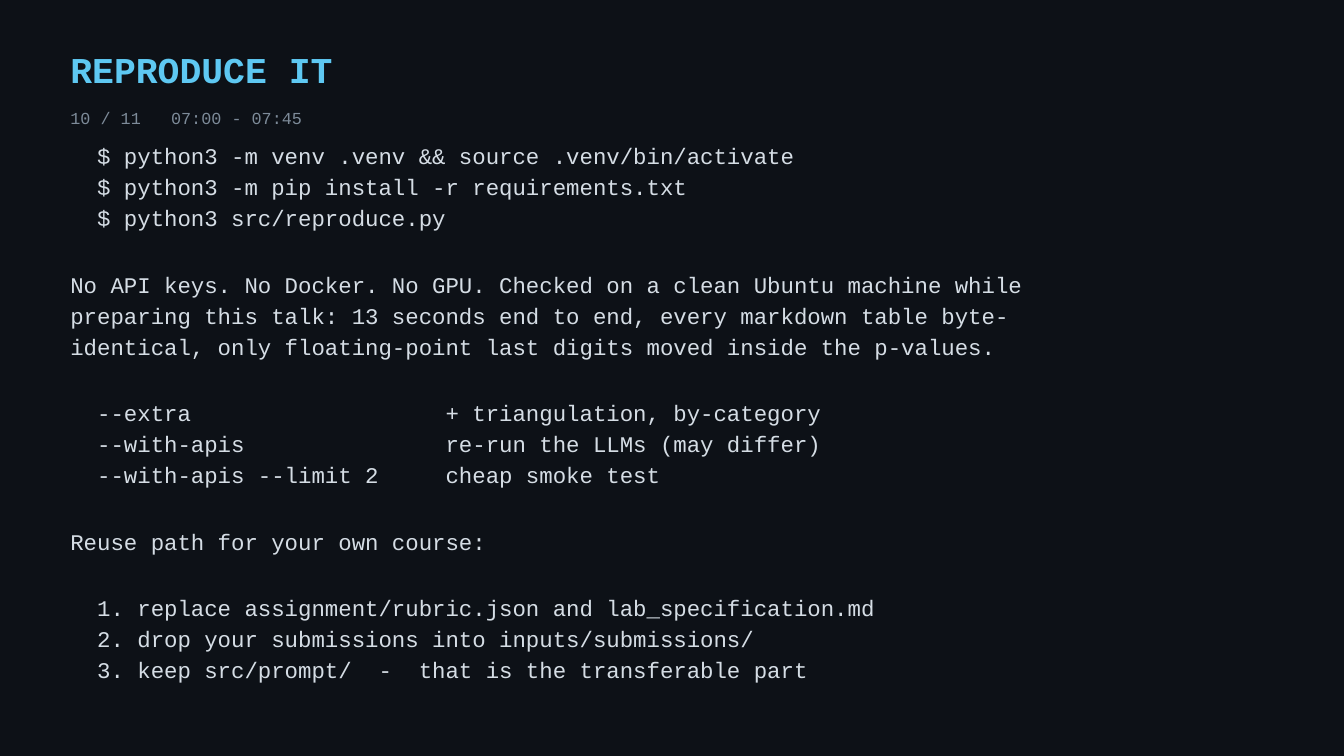
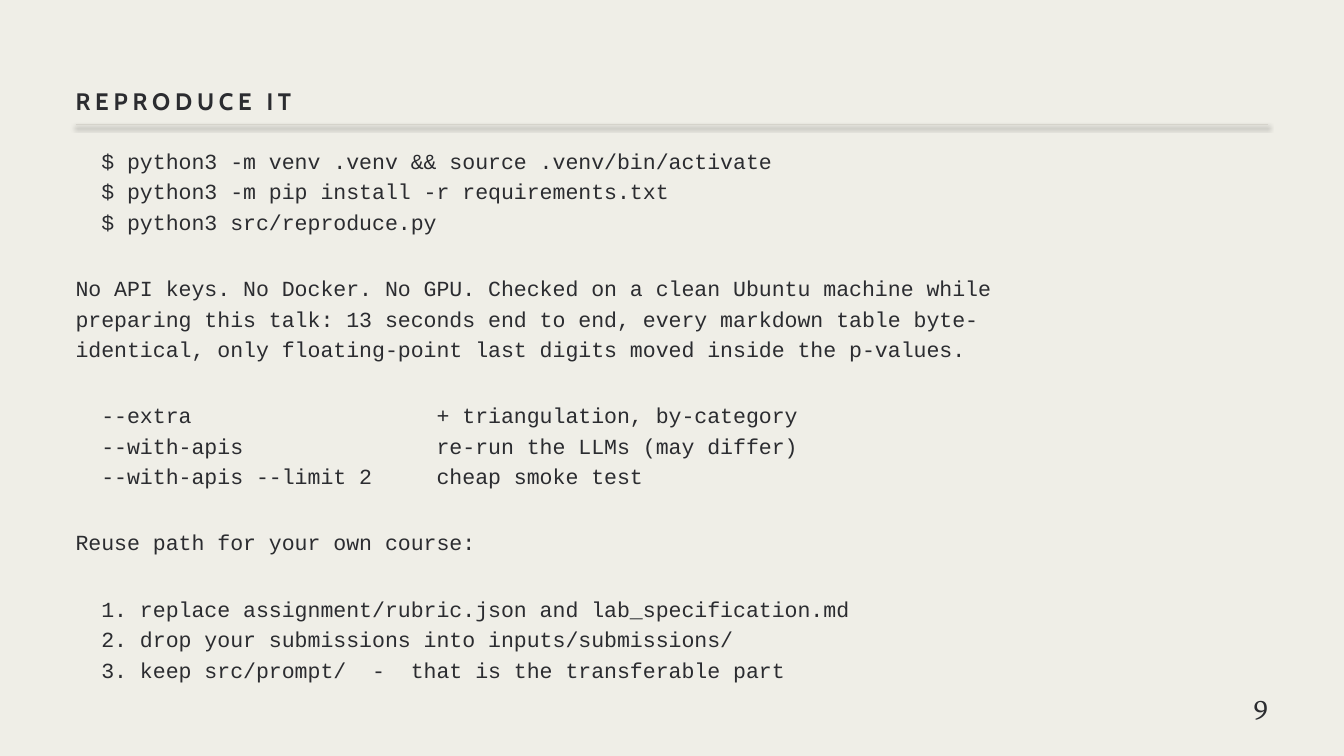
Before and after one commit to elipcs/grading-is-easy-feedback-is-hard, a slide deck: slide 10 of docs/presentation/slides.pptx. Drawn at 1344x756 pixels with LibreOffice and Linux fonts; fonts in the diff are those of the drawing. Boxes give left, top, right and bottom in pixels: in the first picture for what was removed or moved away, otherwise in the second. Text is boxed around its words. In the diff, an @@ line names an element or a change of style, - is before the commit and + after.

```diff
--- a/docs/presentation/slides.pptx
+++ b/docs/presentation/slides.pptx
@@ background #0D1117 to #EFEEE7 @@
@@ text "REPRODUCE IT": place and size @@
-text "REPRODUCE IT" at (70,58,333,84)
+text "REPRODUCE IT" at (76,93,292,111)
@@ text "REPRODUCE IT" at (76,93,292,111): size 26 to 17 pt, font Courier New to Cabin, text colour #5EC8F2 to #2B2C30, letter spacing 0 to 3.4 pt; vertical alignment top to bottom @@
@@ text removed at (70,113,302,124) @@
-10 / 11 07:00 - 07:45
@@ text "$ python3 -m venv .venv ..." at (76,153,992,683): size 16 to 15.4 pt, text colour #D5DDE5 to #2B2C30; line spacing 1.16 to 1.18 @@
@@ line added from (76, 125) to (1268, 125), #D5D3CB 0.75 pt @@
@@ text added at (1253,701,1268,720), 20 pt, text #2B2C30 @@
+9
```
Also in this commit, not shown: 10 other slides changed, 2 other files.
